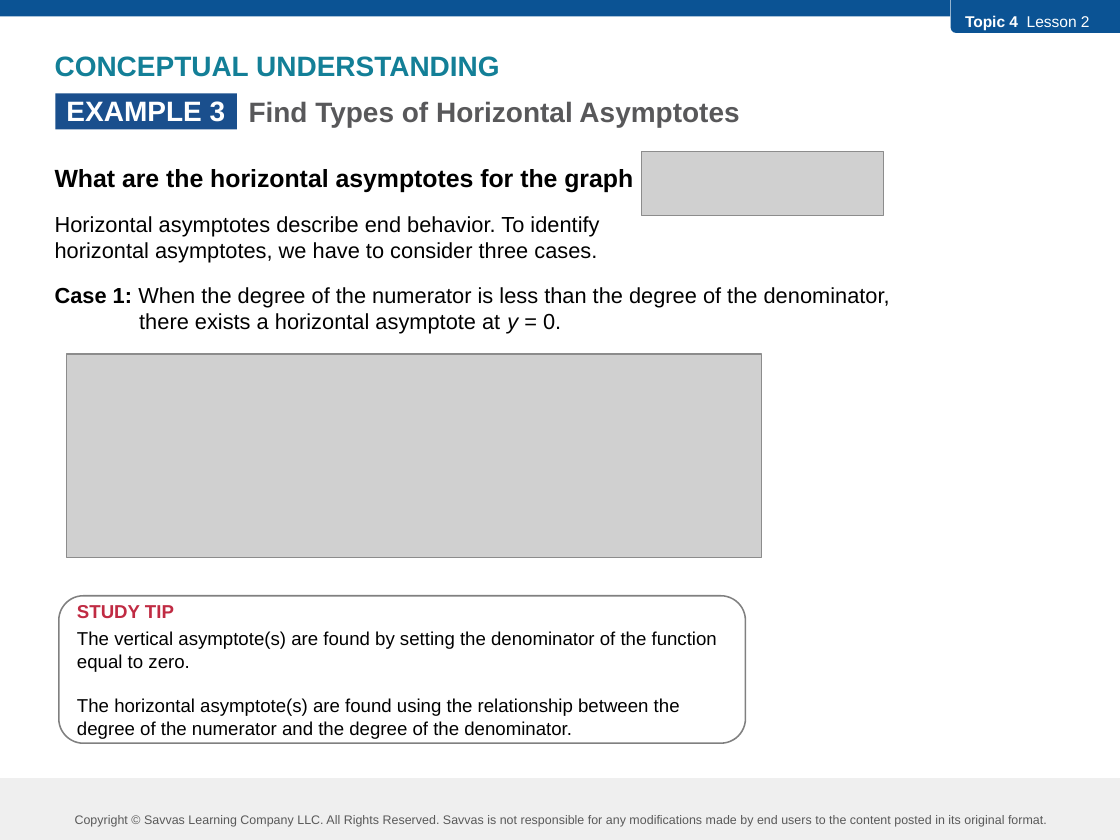
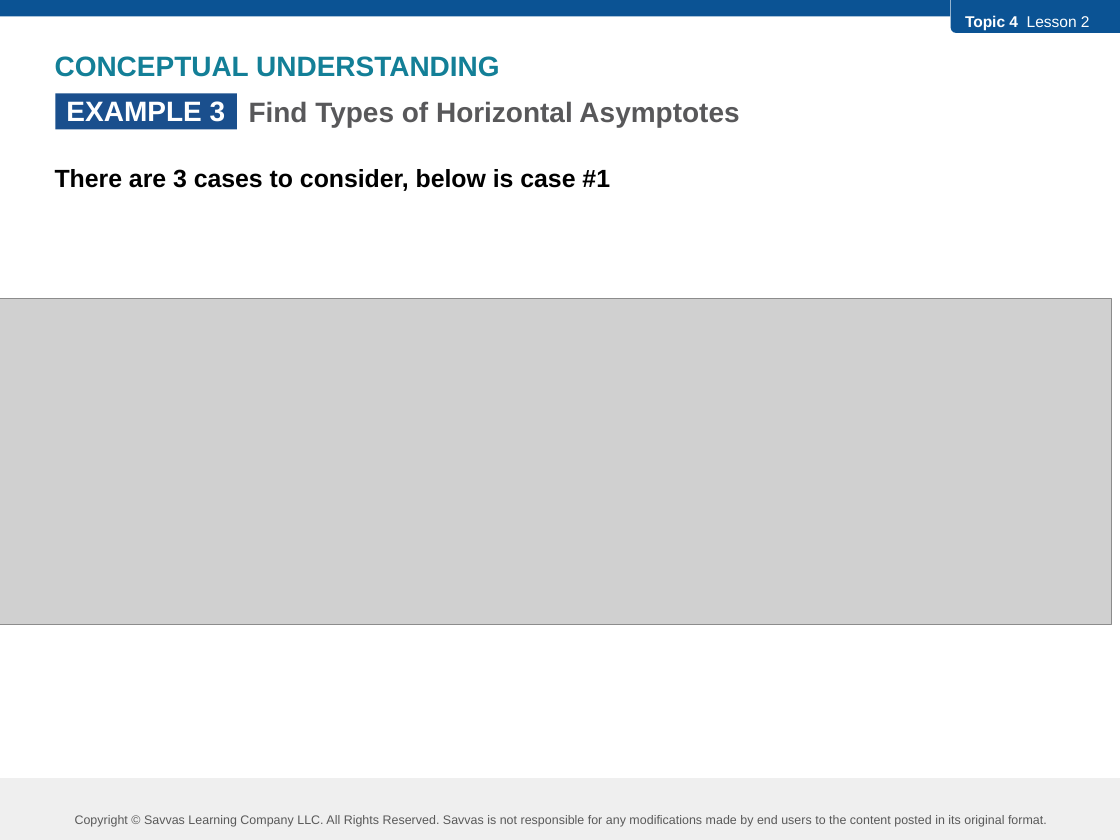
Before and after one commit to robjohncolson/feb25-25, a slide deck: slide 8 of l4-2.pptx (slide 6 before the commit). Drawn at 1120x840 pixels with LibreOffice and Linux fonts; fonts in the diff are those of the drawing; grey boxes stand for pictures. Boxes give left, top, right and bottom in pixels: in the first picture for what was removed or moved away, otherwise in the second. Text is boxed around its words. In the diff, an @@ line names an element or a change of style, - is before the commit and + after.

```diff
--- a/l4-2.pptx
+++ b/l4-2.pptx
@@ text at box(55, 169, 610, 191): text changed; size 14 to 16 pt; bold on @@
-What are the horizontal asymptotes for the graph
-Horizontal asymptotes describe end behavior. To identify
-horizontal asymptotes, we have to consider three cases.
-Case 1: When the degree of the numerator is less than the degree of the denominator,
-there exists a horizontal asymptote at y = 0.
+There are 3 cases to consider, below is case #1
@@ picture removed at box(642, 151, 884, 215) @@
@@ picture: place and size @@
-picture at box(66, 354, 762, 558)
+picture at box(0, 298, 1112, 624)
@@ rounded rectangle removed at box(58, 596, 745, 744) @@
-STUDY TIP
-The vertical asymptote(s) are found by setting the denominator of the function equal to zero.
-The horizontal asymptote(s) are found using the relationship between the degree of the numerator and the degree of the denominator.
```
Also in this commit, not shown: 8 other slides changed, 5 slides added, 10 slides removed, 5 other files.
